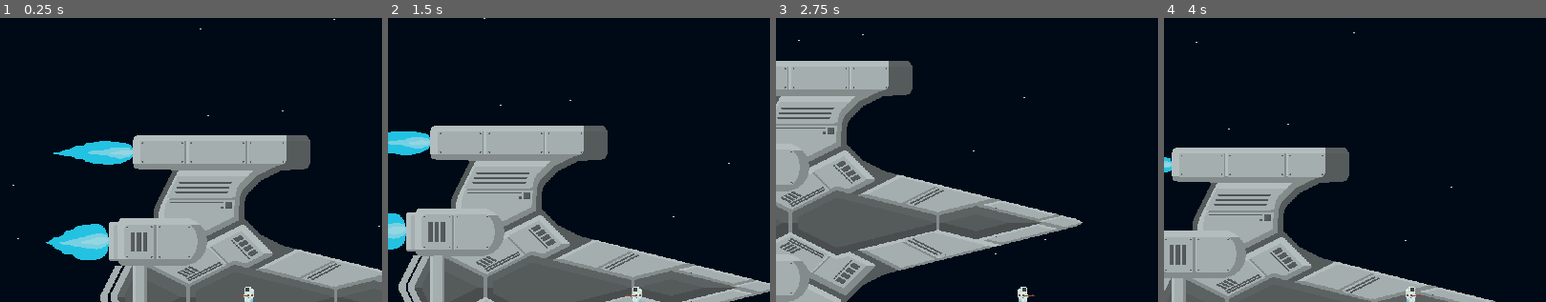
Above: before the commit, frames 1-4 (left to right).
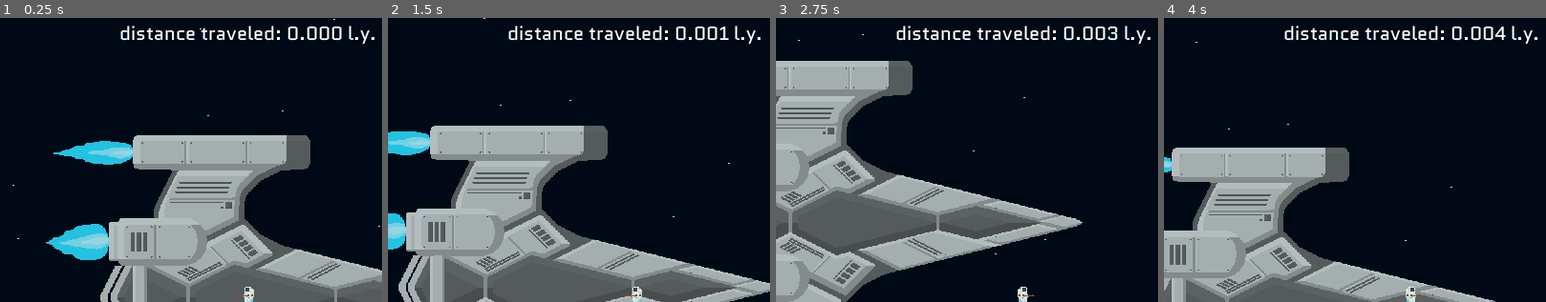
Above: after the commit, the same moments.

Repository: AlexTheRegent/endless-jam-2022
Game: Godot game, scene res://scenes/game.tscn
Same seed, same stepped clock (60 frames per second), same inputs: the game is played once before the commit and once after it.
Inputs (mouse positions are % of the whole screen's width and height, from its top left):
- Up to frame 1 (0.25 s): no input
- Up to frame 2 (1.5 s): tap Enter at 0.5 s; move the mouse to (72, 45) at 0.52 s; hold D (move_right) 0.53-1.28 s; tap E (use) at 0.6, 1.35 s; move the mouse to (30, 55) at 1.27 s; hold S (move_down) from 1.28 s (still down)
- Up to frame 3 (2.75 s): move the mouse to (60, 28) at 2.02 s; release S (move_down) at 2.03 s; hold D (move_right) from 2.03 s (still down); tap E (use) at 2.1 s
- Up to frame 4 (4 s): move the mouse to (45, 70) at 2.77 s; release D (move_right) at 2.78 s; hold W (move_up) 2.78-3.53 s; tap E (use) at 2.85, 3.6 s; move the mouse to (80, 65) at 3.52 s; hold A (move_left) from 3.53 s (still down)
The pictures show only the part of the screen within x 18-68%, y 1-51%; the shares and areas given below are measured in that part.

The runs differ from the first frame. In frame 1, 1.2% of the frame differs, in the area x 31-98%, y 2-10%; in frame 2, 1.2%; in frame 3, 1.2%; in frame 4, 1.2%.

Commit message:
Added traveled distance text

Diff:
--- a/prefabs/ui.gd
+++ b/prefabs/ui.gd
@@ -1,12 +1,22 @@
 extends CanvasLayer
+
+
+const TRAVEL_SPEED := 0.001
+
+
+var _distance_traveled := 0.0
 
 
 func _ready() -> void:
 	pass
 
 
-func _physics_process(_delta: float) -> void:
+func _physics_process(delta: float) -> void:
 	var player := get_node("/root/game/player") as Node2D
 	var ship := get_node("/root/game/ship") as Node2D
+
 	$control/distance.text = "%.0fm" % ((player.global_position - ship.global_position).length() / 15.0)
 	$control/health.text = "%.0f%%" % ( float(ship.alive_parts) / ship.total_parts * 100)
+	$control/traveled.text = "distance traveled: %.3f l.y." % (_distance_traveled)
+
+	_distance_traveled += delta * TRAVEL_SPEED
--- a/prefabs/ui.tscn
+++ b/prefabs/ui.tscn
@@ -24,6 +24,20 @@
 "_edit_use_anchors_": false
 }
 
+[node name="traveled" type="Label" parent="control"]
+anchor_left = 0.5
+anchor_right = 0.5
+margin_left = -321.0
+margin_top = 16.0
+margin_right = 321.0
+margin_bottom = 63.0
+custom_fonts/font = ExtResource( 1 )
+text = "distance traveled: 1000km"
+align = 1
+__meta__ = {
+"_edit_use_anchors_": false
+}
+
 [node name="health" type="Label" parent="control"]
 anchor_left = 1.0
 anchor_right = 1.0
@@ -32,7 +46,7 @@
 margin_right = -24.0
 margin_bottom = 63.0
 custom_fonts/font = ExtResource( 1 )
-text = "14m"
+text = "10%"
 align = 2
 __meta__ = {
 "_edit_use_anchors_": false
